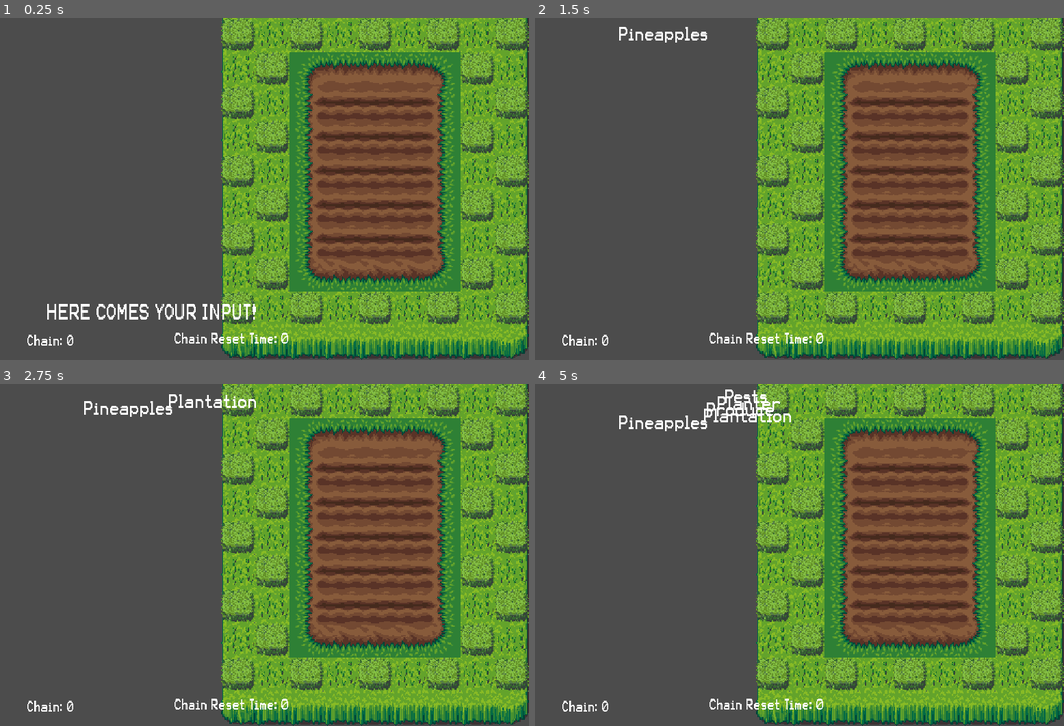
Above: before the commit, frames 1-4 (two rows, left to right).
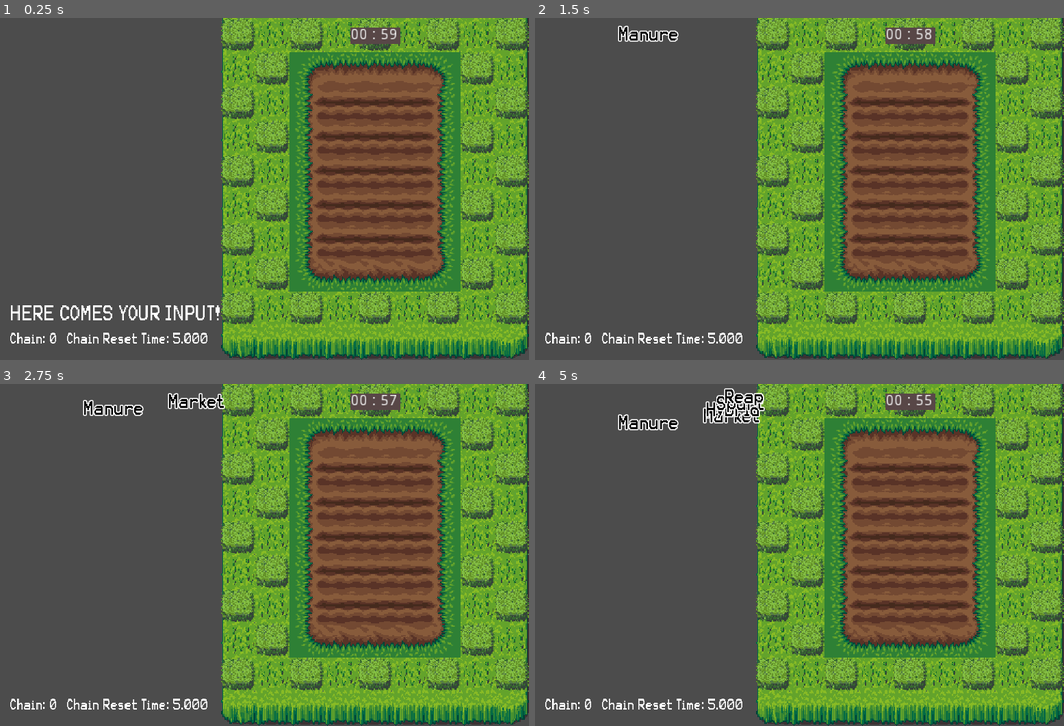
Above: after the commit, the same moments.

Repository: lpancho/GWJ12
Game: Godot game, scene res://scenes/Tutorial.tscn
Same seed, same stepped clock (60 frames per second), same inputs: the game is played once before the commit and once after it.
Inputs:
- Up to frame 1 (0.25 s): no input
- Up to frame 2 (1.5 s): tap Enter at 0.5 s
- Up to frame 3 (2.75 s): no input
- Up to frame 4 (5 s): no input

The runs differ from the first frame. In frame 1, 2.2% of the frame differs, in the area x 1-76%, y 2-96%; in frame 2, 1.5%; in frame 3, 2.0%; in frame 4, 2.5%, in the area x 1-76%, y 1-96%.

Commit message:
Added stage timer Added more texts Added text outline

Diff:
--- a/Text to Life/base/Text/Text.tscn
+++ b/Text to Life/base/Text/Text.tscn
@@ -4,9 +4,11 @@
 [ext_resource path="res://fonts/karma suture.ttf" type="DynamicFontData" id=2]
 
 [sub_resource type="DynamicFont" id=1]
+outline_size = 1
 font_data = ExtResource( 2 )
 
 [sub_resource type="DynamicFont" id=2]
+outline_size = 1
 font_data = ExtResource( 2 )
 
 [node name="Text" type="Node2D"]
@@ -16,6 +18,7 @@
 margin_right = 218.0
 margin_bottom = 40.0
 custom_fonts/normal_font = SubResource( 1 )
+custom_colors/default_color = Color( 0, 0, 0, 1 )
 text = "FALLING WORD HERE"
 scroll_active = false
 
--- a/Text to Life/scenes/Tutorial.gd
+++ b/Text to Life/scenes/Tutorial.gd
@@ -2,9 +2,41 @@
 
 onready var fx_water_scn = load("res://scenes/fxs/WaterEffect.tscn")
 onready var raining_text = $RainingText
+onready var stage_timer = $ColorRect/StageTimer
+
+var stage_time_now = 0
+var stage_time_start = 0
+var STAGE_TIMER = 60000
+enum time_scene {MORNING, EVENING}
+var current_time_scene = time_scene.MORNING
+var is_timer_ready = true
+
 func _ready():
 	raining_text.connect("water_plants", self, "_on_WaterPlants")
+	stage_time_start = OS.get_ticks_msec()
 	pass # Replace with function body.
+
+func _process(delta):
+	if is_timer_ready:
+		display_stage_time()
+	elif !is_timer_ready and current_time_scene == time_scene.MORNING:
+		# play animation for evening stage
+		pass
+
+func display_stage_time():
+	stage_time_now = OS.get_ticks_msec()
+	var elapsed = STAGE_TIMER - (stage_time_now - stage_time_start)
+	prints(stage_time_now, stage_time_start, elapsed, elapsed % 1000, elapsed / 1000 % 60, elapsed / 1000 / 60)
+	var milliseconds = clamp(elapsed % 1000, 0, 999)
+	var seconds = clamp(elapsed / 1000 % 60, 0, 59)
+	var minutes = clamp(elapsed / 1000 / 60, 0, 59)
+	var str_elapsed = "%02d : %02d" % [minutes, seconds]
+#	print(str_elapsed)
+	if milliseconds == 0 and seconds == 0 and minutes == 0:
+		is_timer_ready = false
+		print("stage timer reached to 0")
+	else:
+		stage_timer.text = str_elapsed
 
 func _on_WaterPlants(start_pos, chain):
 	var plants = $Plants.get_children()
--- a/Text to Life/scenes/Tutorial.tscn
+++ b/Text to Life/scenes/Tutorial.tscn
@@ -99,4 +99,17 @@
 margin_right = 12.0
 margin_bottom = 20.0
 text = "UPDATE"
+
+[node name="ColorRect" type="ColorRect" parent="."]
+margin_left = 344.778
+margin_top = 8.70949
+margin_right = 391.778
+margin_bottom = 23.7095
+color = Color( 0.34902, 0.282353, 0.282353, 1 )
+
+[node name="StageTimer" type="Label" parent="ColorRect"]
+margin_right = 44.0
+margin_bottom = 31.0
+text = "01 : 00
+"
 [connection signal="pressed" from="Update" to="." method="_on_Update_pressed"]
--- a/Text to Life/scenes/rainingtext/RainingText.gd
+++ b/Text to Life/scenes/rainingtext/RainingText.gd
@@ -111,7 +111,7 @@
 func create_new_text():
 	var text = text_scn.instance()
 	var found = false
-	var pool_length = text_pool.stage.pool.size()
+	var pool_length = text_pool.pool.size()
 	var counter_find = 0
 	print(pool_length)
 
@@ -124,7 +124,7 @@
 ##	disregard the distinct word to show
 	while !found:
 		randomize()
-		var found_text = text_pool.stage.pool[randi() % text_pool.stage.pool.size()]
+		var found_text = text_pool.pool[randi() % text_pool.pool.size()]
 		if !is_in_created_texts(found_text):
 			found = true
 			text.initialize_text(Vector2(rand_range(1, 200), 0), found_text)
--- a/Text to Life/scenes/rainingtext/RainingText.tscn
+++ b/Text to Life/scenes/rainingtext/RainingText.tscn
@@ -16,31 +16,31 @@
 [node name="TextsContainer" type="Node" parent="."]
 
 [node name="Input" type="Label" parent="."]
-margin_left = 60.3053
-margin_top = 262.299
-margin_right = 239.305
-margin_bottom = 282.299
+margin_left = 26.485
+margin_top = 263.226
+margin_right = 205.485
+margin_bottom = 283.226
 rect_scale = Vector2( 1.0742, 1.12202 )
 custom_fonts/font = SubResource( 1 )
 text = "HERE COMES YOUR INPUT!"
 
 [node name="Chain" type="Label" parent="."]
-margin_left = 42.2141
-margin_top = 293.497
-margin_right = 139.214
-margin_bottom = 382.497
+margin_left = 25.9989
+margin_top = 290.717
+margin_right = 122.999
+margin_bottom = 379.717
 rect_scale = Vector2( 1.0742, 1.12202 )
 custom_fonts/font = SubResource( 2 )
 text = "Chain: 0"
 
 [node name="ChainResetTime" type="Label" parent="."]
-margin_left = 180.275
-margin_top = 290.717
-margin_right = 277.275
-margin_bottom = 379.717
+margin_left = 79.4454
+margin_top = 291.18
+margin_right = 187.445
+margin_bottom = 380.18
 rect_scale = Vector2( 1.0742, 1.12202 )
 custom_fonts/font = SubResource( 2 )
-text = "Chain Reset Time: 0"
+text = "Chain Reset Time: 5.000"
 
 [node name="TimerCreateText" type="Timer" parent="."]
 [connection signal="timeout" from="TimerCreateText" to="." method="_on_TimerCreateText_timeout"]
--- a/Text to Life/scripts/Text_Pool.gd
+++ b/Text to Life/scripts/Text_Pool.gd
@@ -1,20 +1,203 @@
 extends Node
 
 var stage = {
-	"stage": 1,
-	"pool": [
-		"Pesticide",
-		"Pastoral",
-		"Pests",
-		"Pineapples",
-		"Plantation",
-		"Planter",
-		"Planting",
-		"Plow",
-		"Poultry",
-		"Produce",
-		"Productive",
-		"Products",
-		"Provisions"
-	]
+	"stage": 1
 }
+
+var pool = [
+	"Acres",
+	"Advances",
+	"Affect",
+	"Agrarian",
+	"Agriculture",
+	"Ailment",
+	"Animals",
+	"Arable",
+	"Arid",
+	"Attitude",
+	"Barn",
+	"Bison",
+	"Brawn",
+	"Breed",
+	"Bureau",
+	"Business",
+	"Capital",
+	"Cattle",
+	"Chemicals",
+	"Chores",
+	"Climate",
+	"Collective",
+	"Commercial",
+	"Cotter",
+	"Compounds",
+	"Conditions",
+	"Conservation",
+	"Consume",
+	"Consumers",
+	"Cooperative",
+	"Cotton",
+	"Cows",
+	"Crocodiles",
+	"Crops",
+	"Cultivation",
+	"Culture",
+	"Dairy",
+	"Degree",
+	"Demands",
+	"Dependence",
+	"Development",
+	"Disease",
+	"Disk",
+	"Diversity",
+	"Domestication",
+	"Drainage",
+	"Drought",
+	"Ducks",
+	"Effort",
+	"Emus",
+	"Environment",
+	"Equipment",
+	"Erosion",
+	"Experiment",
+	"Extensive",
+	"Farm",
+	"Farmers",
+	"Feed",
+	"Fertile",
+	"Fertilize",
+	"Fiber",
+	"Food",
+	"Forage",
+	"Fruit",
+	"Fungicide",
+	"Fungus",
+	"Fur",
+	"Furrow",
+	"Gather",
+	"Geese",
+	"Genetic",
+	"Goal",
+	"Grange",
+	"Graze",
+	"Ground",
+	"Grower",
+	"Hard",
+	"Harmful",
+	"Harness",
+	"Harvest",
+	"Hectare",
+	"Help",
+	"Heritage",
+	"Holdings",
+	"Homestead",
+	"Horses",
+	"Husbandry",
+	"Hybrid",
+	"Ideal",
+	"Impoverished",
+	"Improvement",
+	"Industry",
+	"Insects",
+	"Intensive",
+	"Irrigation",
+	"Jaded",
+	"Joyous",
+	"Knowledge",
+	"Labor",
+	"Laborer",
+	"Land",
+	"Lease",
+	"Livestock",
+	"Loan",
+	"Location",
+	"Machinery",
+	"Manage",
+	"Manure",
+	"Market",
+	"Materials",
+	"Migrants",
+	"Milk",
+	"Mink",
+	"Moisture",
+	"Money",
+	"Mulch",
+	"Nature",
+	"Nitrogen",
+	"Nutrient",
+	"Orchards",
+	"Organic",
+	"Organization",
+	"Ostriches",
+	"Output",
+	"Oxen",
+	"Pastoral",
+	"Pesticide",
+	"Pests",
+	"Pineapples",
+	"Plantation",
+	"Planter",
+	"Planting",
+	"Plow",
+	"Poultry",
+	"Produce",
+	"Productive",
+	"Products",
+	"Provisions",
+	"Quality",
+	"Quantity",
+	"Quest",
+	"Questions",
+	"Raise",
+	"Ranch",
+	"Rancher",
+	"Reap",
+	"Reform",
+	"Region",
+	"Regional",
+	"Resistant",
+	"Rotation",
+	"Sales",
+	"Seedlings",
+	"Serf",
+	"Sharecropper",
+	"Sharing",
+	"Sheep",
+	"Skin",
+	"Soil",
+	"Sowing",
+	"Specialize",
+	"Spurt",
+	"Squatter",
+	"Sterilize",
+	"Strength",
+	"Stretch",
+	"Subsistence",
+	"Sugar",
+	"Sunshine",
+	"Supply",
+	"Surplus",
+	"Techniques",
+	"Tenant",
+	"Terrain",
+	"Territory",
+	"Theory",
+	"Till",
+	"Time",
+	"Toil",
+	"Tract",
+	"Tractor",
+	"Truck",
+	"Turkeys",
+	"Undependable",
+	"Uprooting",
+	"Variety",
+	"Water",
+	"Weather",
+	"Whim",
+	"Willingness",
+	"Wool",
+	"Worker",
+	"Young",
+	"Youth",
+	"Zeal"
+]
